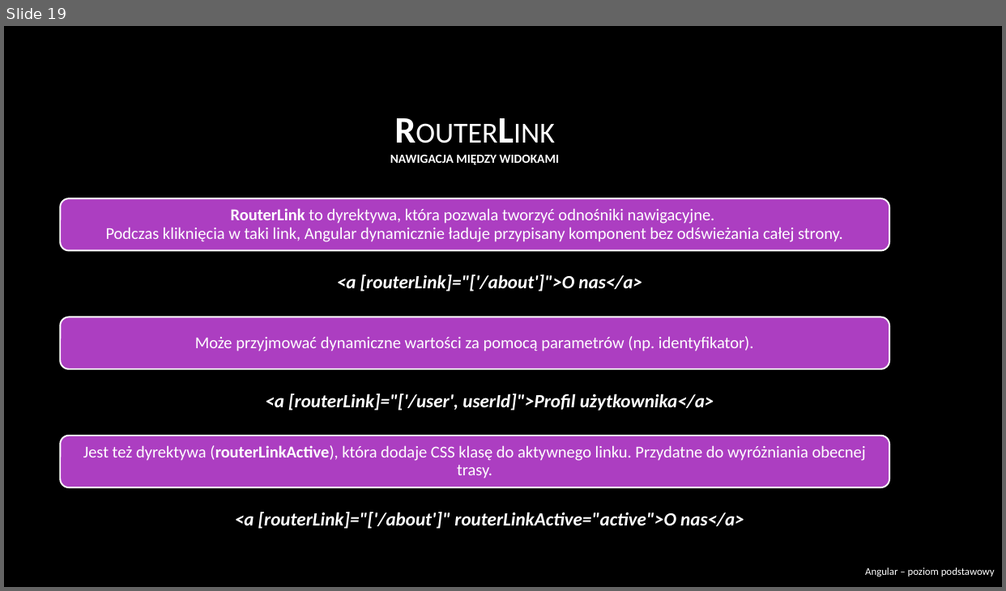
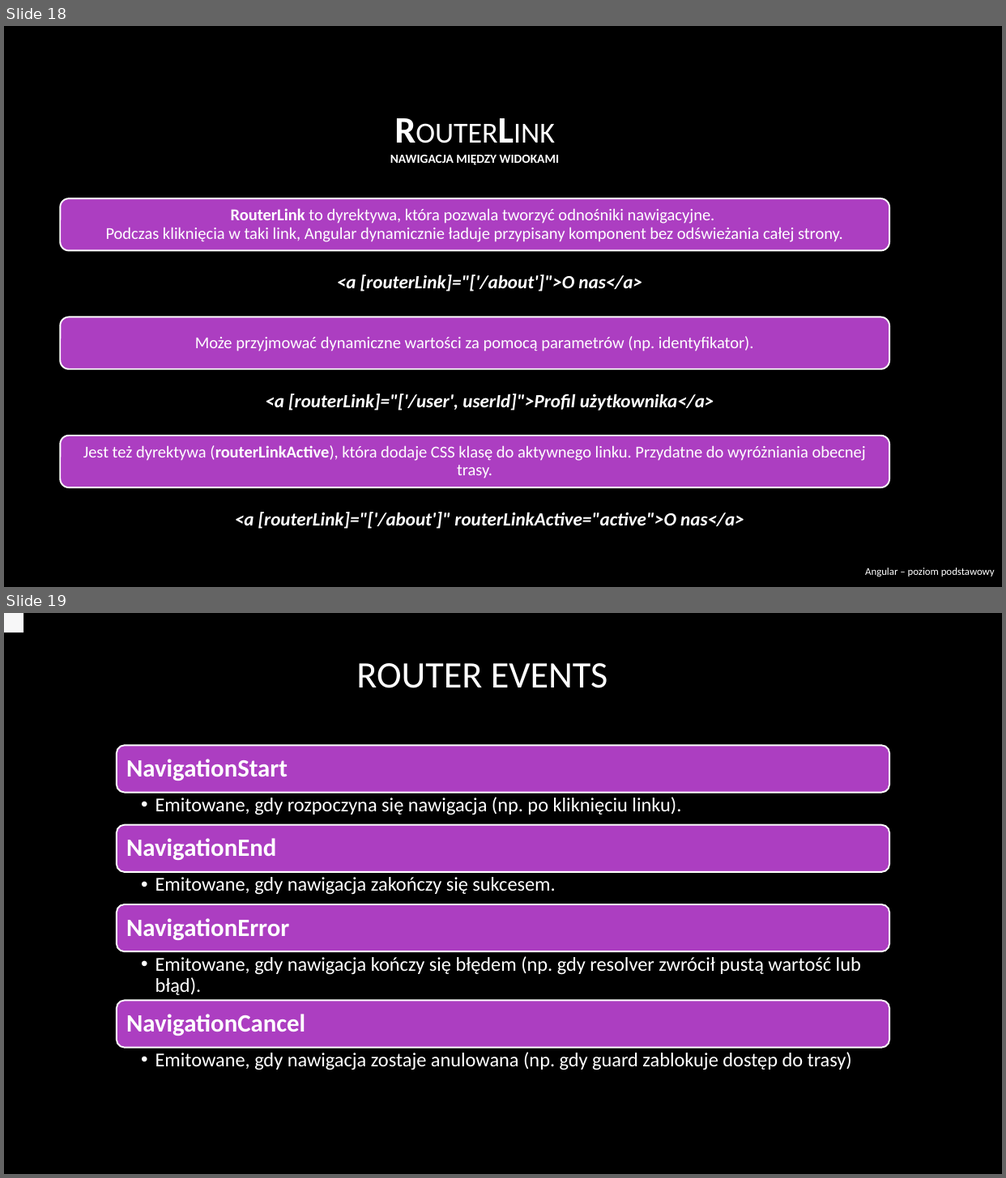
Before and after one commit to RafalSzczuka/angular-course-pfr, a slide deck: prezentacja/prezentacja/Angular beginner.pptx. Shown one above the other, each under a label of ours: slide 19 before the commit, slides 18 and 19 after it. The pictures are 1006x591 and 1006x1178 pixels, drawn with LibreOffice and Linux fonts; fonts in the diff are those of the drawing; background and template pictures are left out. Boxes give left, top, right and bottom in pixels: in the first picture for what was removed or moved away, otherwise in the second. Text is boxed around its words. In the diff, an @@ line names an element or a change of style, - is before the commit and + after.

```diff
--- a/prezentacja/prezentacja/Angular beginner.pptx
+++ b/prezentacja/prezentacja/Angular beginner.pptx
@@ slide 19 added at <box>4,613,1002,1174</box>, background picture (left out) @@
@@ rectangle added at <box>4,613,23,632</box>, fill #F7F7F8 @@
@@ title added at <box>356,663,608,688</box>, 36 pt, text #FFFFFF @@
+ROUTER EVENTS
@@ group added at <box>117,746,889,1071</box>: 8 texts, 4 rounded rectangles @@
+NavigationStart
+  • Emitowane, gdy rozpoczyna się nawigacja (np. po kliknięciu linku).
+NavigationEnd
+  • Emitowane, gdy nawigacja zakończy się sukcesem.
+NavigationError
+  • Emitowane, gdy nawigacja kończy się błędem (np. gdy resolver zwrócił pustą wartość lub błąd).
+NavigationCancel
+  • Emitowane, gdy nawigacja zostaje anulowana (np. gdy guard zablokuje dostęp do trasy)
@@ what was slide 19 is now slide 18 @@
```
Also in this commit, not shown: 17 slides changed, 1 other slide added, 3 slides removed, 2 other files.
